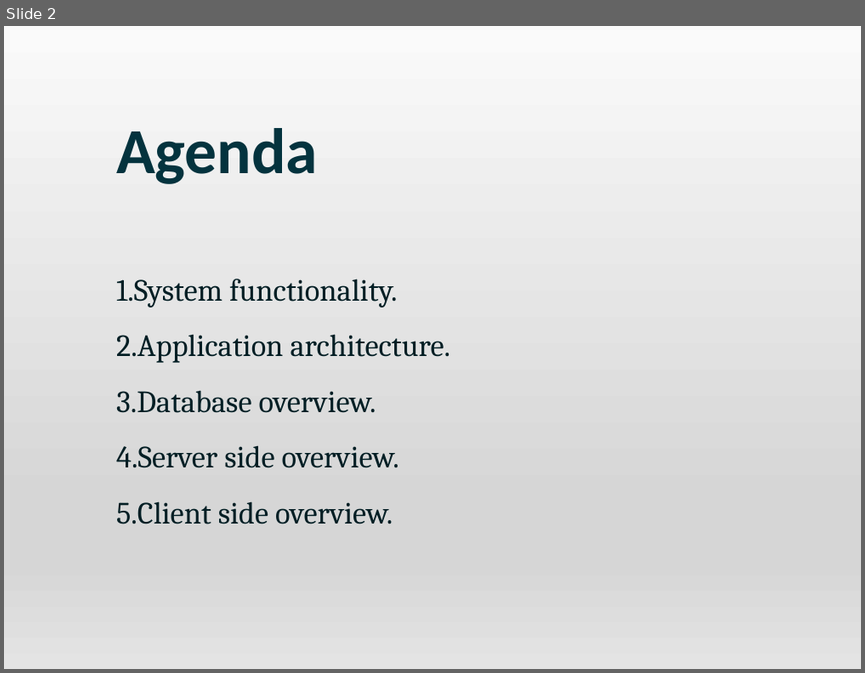
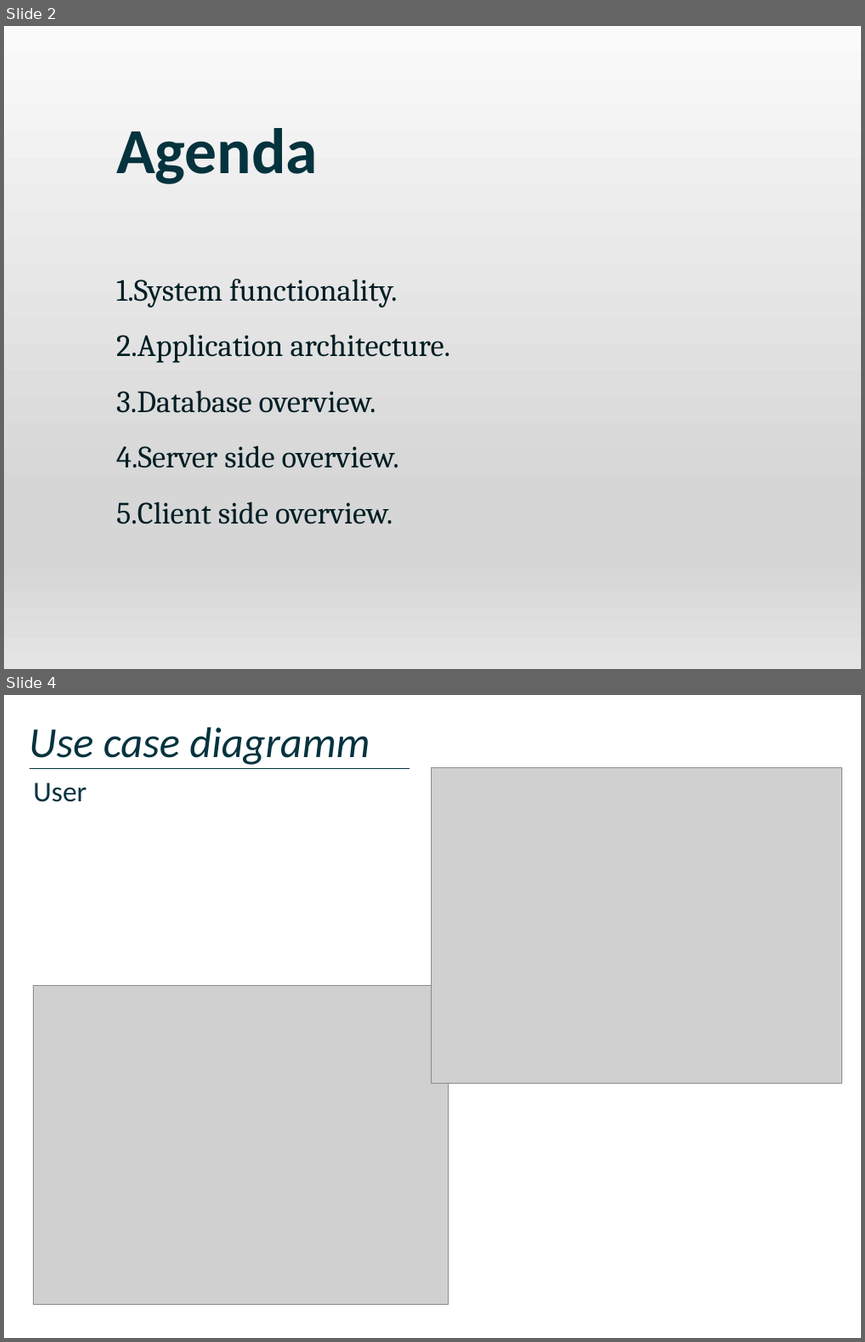
Before and after one commit to DmitriyLy/travel_portal, a slide deck: docs/Travel Portal.pptx. Shown one above the other, each under a label of ours: slide 2 before the commit, slides 2 and 4 after it; the slides between them are not shown. The pictures are 865x673 and 865x1342 pixels, drawn with LibreOffice and Linux fonts; fonts in the diff are those of the drawing; grey boxes stand for pictures; background and template pictures are left out. Boxes give left, top, right and bottom in pixels: in the first picture for what was removed or moved away, otherwise in the second. Text is boxed around its words. In the diff, an @@ line names an element or a change of style, - is before the commit and + after.

```diff
--- a/docs/Travel Portal.pptx
+++ b/docs/Travel Portal.pptx
@@ slide 4 added at (4, 695, 861, 1338), background #FFFFFF @@
@@ text added at (29, 727, 370, 765), 36 pt, text #04333E, italic @@
+Use case diagramm
@@ line added from (30, 768) to (410, 768), #04333E 0.5 pt @@
@@ picture added at (431, 768, 841, 1083) @@
@@ text added at (33, 783, 86, 802), 24 pt, text #04333E @@
+User
@@ picture added at (33, 985, 449, 1304) @@
```
Also in this commit, not shown: 12 slides changed, 6 other slides added, 7 slides removed.
